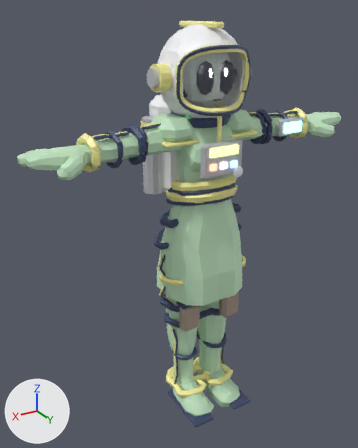
The glTF model assets/models/char_zyl.glb, before and after one commit.
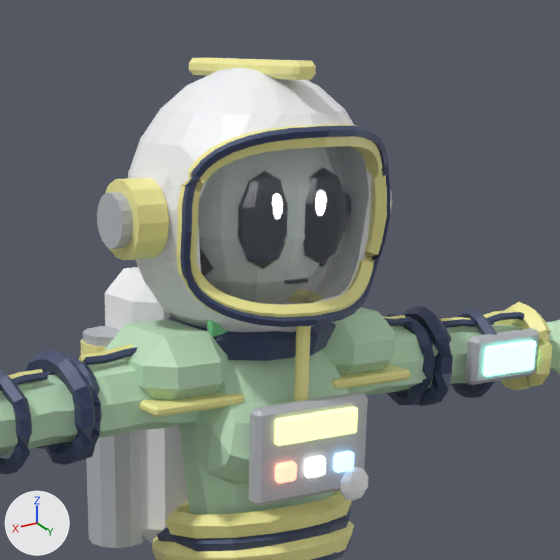
Old and new are each drawn whole from a 50 mm camera at (0.597, 0.926, 0.942) aimed at (0.035, -0.011, 0.474) and again close up on the part from 31% to 87% of the width and 0% to 44% of the height. Every picture has the same lights, and +X, +Y and +Z are marked at lower left. The older version's two pictures come first. Where no turn or scale is listed for an object, it has been applied to the vertices. Vertices at exactly the same position are counted once.

Script lines for the objects in view, before the commit:
```python
me_cone_005 = bpy.data.meshes.new('Cone.005')
me_cone_005.from_pydata(...)  # 72 vertices, 132 faces; spans x -0.101..0.101, y -0.081..0.112, z 0.551..0.723
me_cone_005.materials.append(mat_gray)  # light grey #c4c7cb
me_sphere = bpy.data.meshes.new('Sphere')
me_sphere.from_pydata(...)  # 400 vertices, 796 faces; spans x -0.092..0.092, y -0.08..0.105, z 0.718..0.919
me_sphere.materials.append(mat_zyl_helm)  # white #f8f9fc
me_tube = bpy.data.meshes.new('tube')
me_tube.from_pydata(...)  # 280 vertices, 548 faces; spans x -0.11..0.11, y -0.056..0.113, z 0.748..0.923
me_tube.materials.append(mat_zyl_trim)  # beige #f9f3a0
me_tube_001 = bpy.data.meshes.new('tube.001')
me_tube_001.from_pydata(...)  # 200 vertices, 400 faces; spans x -0.09..0.089, y 0.065..0.115, z 0.748..0.882
me_tube_001.materials.append(mat_dark)  # dark blue #3f4b6c
ob_chest_gray = bpy.data.objects.new('Chest_gray', me_cone_005)
ob_chest_gray.location = (0.0, 0.0, 0.0)
ob_head_dark = bpy.data.objects.new('Head_dark', me_tube_001)
ob_head_dark.location = (0.0, 0.0, 0.0)
ob_head_zyl_helm = bpy.data.objects.new('Head_zyl_helm', me_sphere)
ob_head_zyl_helm.location = (0.0, 0.0, 0.0)
ob_head_zyl_trim = bpy.data.objects.new('Head_zyl_trim', me_tube)
ob_head_zyl_trim.location = (0.0, 0.0, 0.0)
# also in view: 'Neck_dark' at (0.0, 0.021, 0.731); 'LowerArm.R_dark' at (0.215, 0.027, 0.692); 'Head_visor' at (0.0, 0.021, 0.818); 'UpperArm.R_dark' at (0.115, 0.023, 0.694); 'UpperArm.R_zyl_suit' at (0.078, 0.029, 0.714)
```
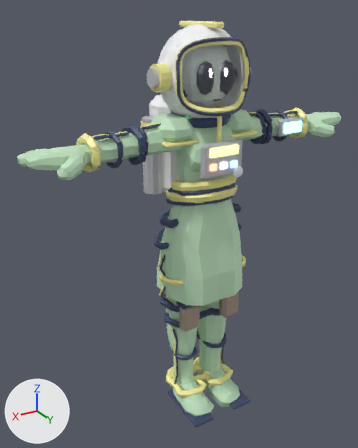
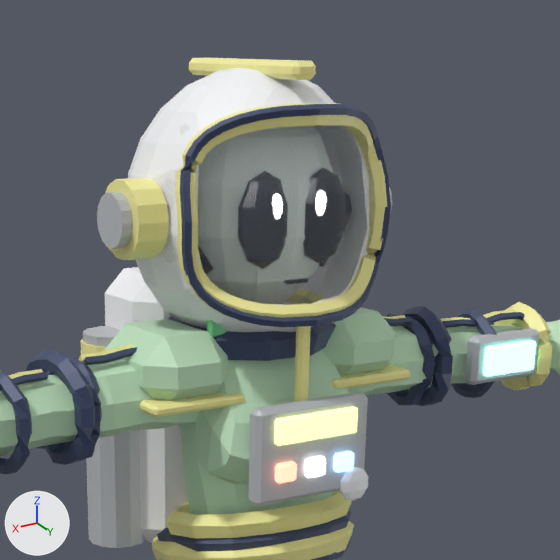
Boxes [x1, y1, x2, y2] around the edits, measured in the close-ups (560 x 560 px; the box of a moved part takes in the faces that stretch with it):
'Head_zyl_helm', reshaped
    before: [128, 68, 366, 332]
    after: [128, 68, 368, 332]
'Head_zyl_trim', reshaped
    before: [105, 58, 391, 317]
    after: [105, 58, 391, 318]
'Head_dark', reshaped (10% taller)
    before: [180, 125, 390, 327]
    after: [180, 104, 391, 327]
part 1 of me_tube_001, moved or reshaped
    before: [180, 125, 390, 321]
    after: [180, 104, 391, 320]
part 2 of me_sphere, moved or reshaped
    before: [153, 86, 366, 321]
    after: [153, 86, 368, 321]
part 3 of me_tube, moved or reshaped
    before: [176, 124, 387, 316]
    after: [176, 103, 387, 316]

Diff of the bpy script that builds the scene:
```diff
--- a/assets/models/char_zyl.glb.py
+++ b/assets/models/char_zyl.glb.py
@@ me_tube_001 @@
 # used by ob_head_dark; location = (0.0, 0.0, 0.0)
-me_tube_001.from_pydata(...)  # 200 vertices, 400 faces; spans x -0.09..0.089, y 0.065..0.115, z 0.748..0.882
+me_tube_001.from_pydata(...)  # 200 vertices, 400 faces; spans x -0.09..0.089, y 0.062..0.11, z 0.747..0.896
+# me_tube_001 part 1: 165 of 200 vertices moved; they spanned x -0.09..0.089, y 0.065..0.115, z 0.757..0.882 and now span x -0.09..0.089, y 0.062..0.104, z 0.758..0.896; mean shift (0.0, -0.005, 0.008); largest move (0.042, 0.105, 0.877) -> (0.042, 0.093, 0.891)
 me_tube_001.materials.append(mat_dark)
@@ me_sphere @@
 # used by ob_head_zyl_helm; location = (0.0, 0.0, 0.0)
-me_sphere.from_pydata(...)  # 400 vertices, 796 faces; spans x -0.092..0.092, y -0.08..0.105, z 0.718..0.919
+me_sphere.from_pydata(...)  # 390 vertices, 776 faces; spans x -0.092..0.092, y -0.08..0.099, z 0.718..0.919
+# me_sphere part 2
+# 42 vertices are removed from x -0.075..0.076, y 0.046..0.105, z 0.768..0.889
+# 145 faces are deleted
+# 18 vertices move from x -0.08..0.08, y 0.046..0.092, z 0.765..0.889 to x -0.08..0.08, y 0.064..0.094, z 0.766..0.887
+# 32 vertices are added at x -0.076..0.076, y 0.046..0.091, z 0.768..0.882
+# 125 new faces join them
 me_sphere.materials.append(mat_zyl_helm)
@@ me_tube @@
 # used by ob_head_zyl_trim; location = (0.0, 0.0, 0.0)
-me_tube.from_pydata(...)  # 280 vertices, 548 faces; spans x -0.11..0.11, y -0.056..0.113, z 0.748..0.923
+me_tube.from_pydata(...)  # 280 vertices, 548 faces; spans x -0.11..0.11, y -0.056..0.107, z 0.748..0.923
+# me_tube part 3: 163 of 280 vertices moved; they spanned x -0.09..0.089, y 0.057..0.113, z 0.757..0.883 and now span x -0.09..0.089, y 0.054..0.102, z 0.758..0.896; mean shift (0.0, -0.005, 0.008); largest move (-0.041, 0.103, 0.875) -> (-0.041, 0.091, 0.888)
 me_tube.materials.append(mat_zyl_trim)
```
